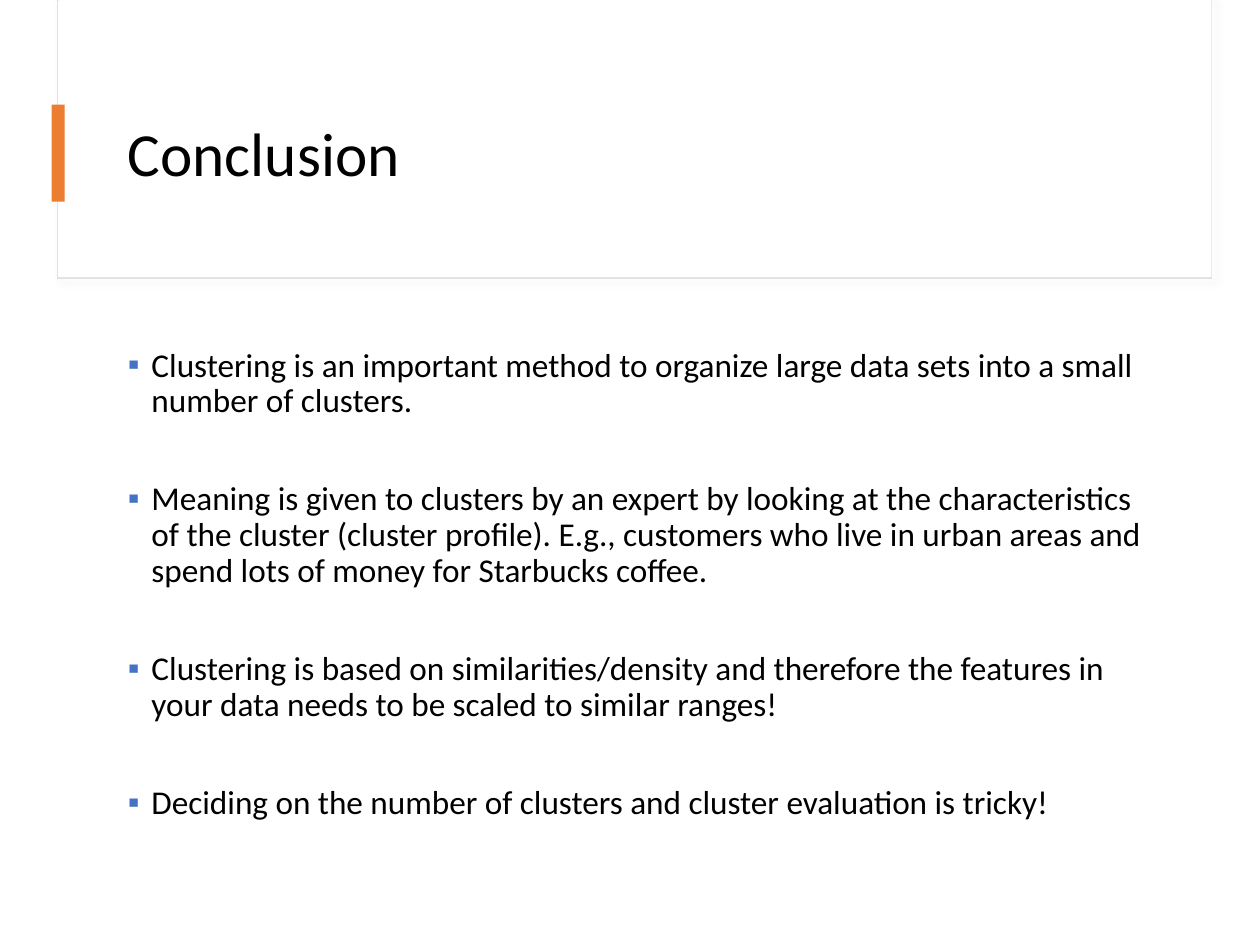
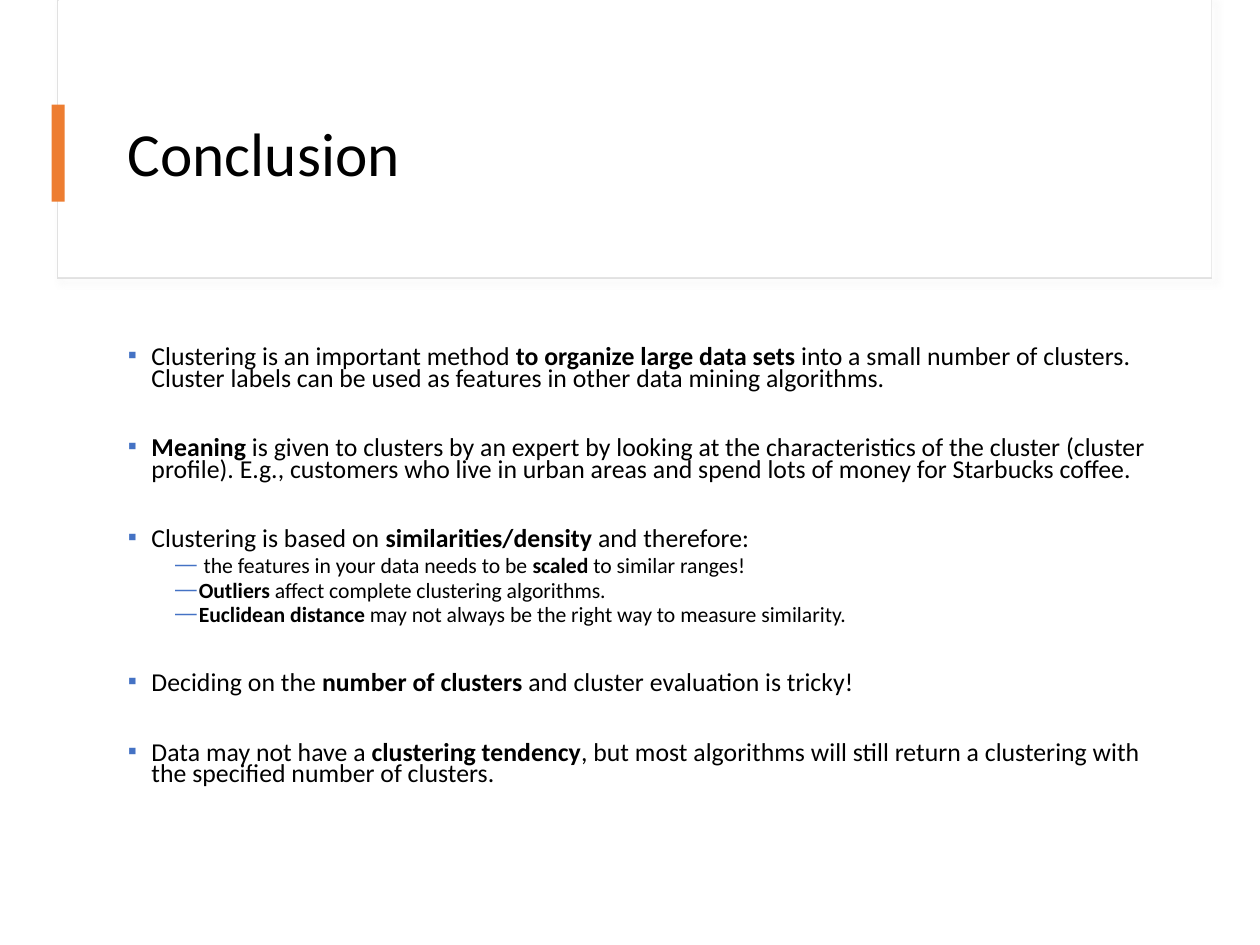
Before and after one commit to mhahsler/Introduction_to_Data_Mining_R_Examples, a slide deck: slide 95 of slides/chap7_basic_cluster_analysis.pptx (slide 96 before the commit). Drawn at 1260x945 pixels with LibreOffice and Linux fonts; fonts in the diff are those of the drawing. Boxes give left, top, right and bottom in pixels: in the first picture for what was removed or moved away, otherwise in the second. Text is boxed around its words. In the diff, an @@ line names an element or a change of style, - is before the commit and + after.

Commit message:
improved cluster evaluation.

```diff
--- a/slides/chap7_basic_cluster_analysis.pptx
+++ b/slides/chap7_basic_cluster_analysis.pptx
@@ text at <box>151,347,1130,392</box>: text changed; size 19 to 14.7 pt @@
-▪ Clustering is an important method to organize large data sets into a small number of clusters.
+▪ Clustering is an important method to organize large data sets into a small number of clusters. Cluster labels can be used as features in other data mining algorithms.
@@ text at <box>151,437,1144,696</box>: size 19 to 14.7 pt in "Meaning is given to clusters by an ...", "Deciding on the number of clusters and ..."; bold on in "Meaning", "number of clusters"; line spacing 0.9 to 0.7 @@
@@ text at <box>151,529,845,626</box>: text changed; size 19 to 12.4 pt @@
-▪ Clustering is based on similarities/density and therefore the features in your data needs to be scaled to similar ranges!
+▪ Clustering is based on similarities/density and therefore:
+  — the features in your data needs to be scaled to similar ranges!
+  — Outliers affect complete clustering algorithms.
+  — Euclidean distance may not always be the right way to measure similarity.
@@ text at <box>151,743,1139,786</box>: paragraph added @@
+▪ Data may not have a clustering tendency, but most algorithms will still return a clustering with the specified number of clusters.
```
Also in this commit, not shown: 11 other slides changed, 1 slide removed, 26 other files.
